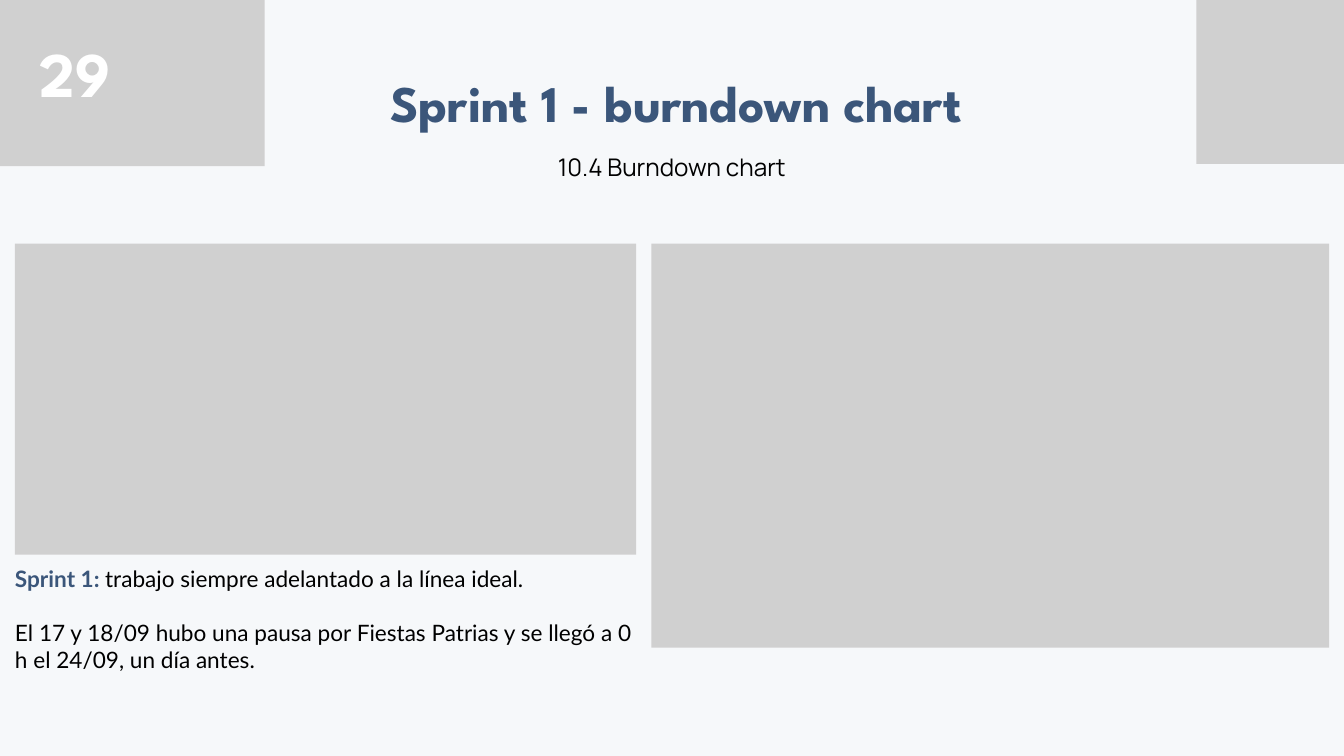
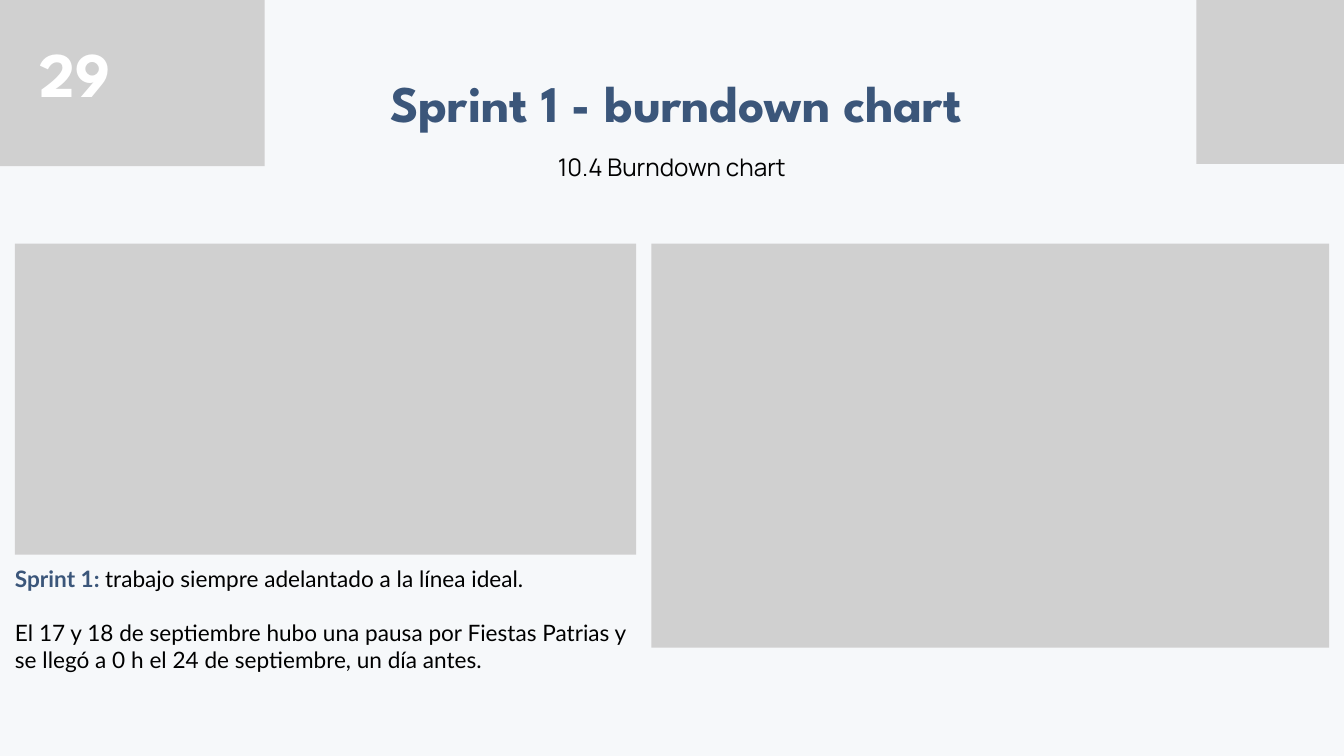
Before and after one commit to kesotof/Capstone_Equipo_6, a slide deck: slide 29 of Fase 2/Evidencias Proyecto/Presentacion Proyecto.pptx. Drawn at 1344x756 pixels with LibreOffice and Linux fonts; fonts in the diff are those of the drawing; grey boxes stand for pictures. Boxes give left, top, right and bottom in pixels: in the first picture for what was removed or moved away, otherwise in the second. Text is boxed around its words. In the diff, an @@ line names an element or a change of style, - is before the commit and + after.

```diff
--- a/Fase 2/Evidencias Proyecto/Presentacion Proyecto.pptx
+++ b/Fase 2/Evidencias Proyecto/Presentacion Proyecto.pptx
@@ text at (15, 624, 627, 672): text changed @@
-El 17 y 18/09 hubo una pausa por Fiestas Patrias y se llegó a 0 h el 24/09, un día antes.
+El 17 y 18 de septiembre hubo una pausa por Fiestas Patrias y se llegó a 0 h el 24 de septiembre, un día antes.
```
Also in this commit, not shown: 13 other slides changed, 11 slides added, 4 slides removed, 1 other file.
